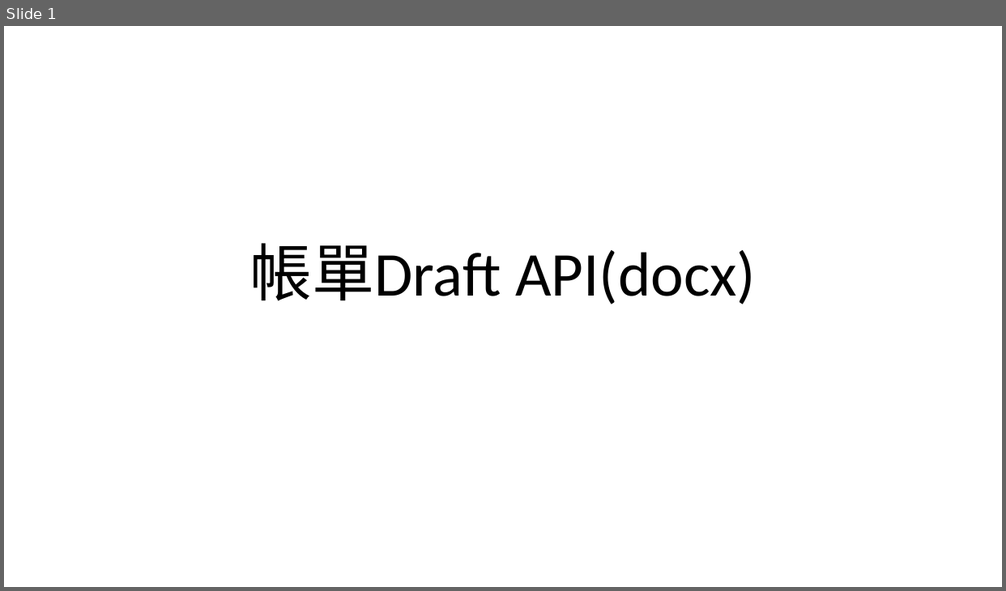
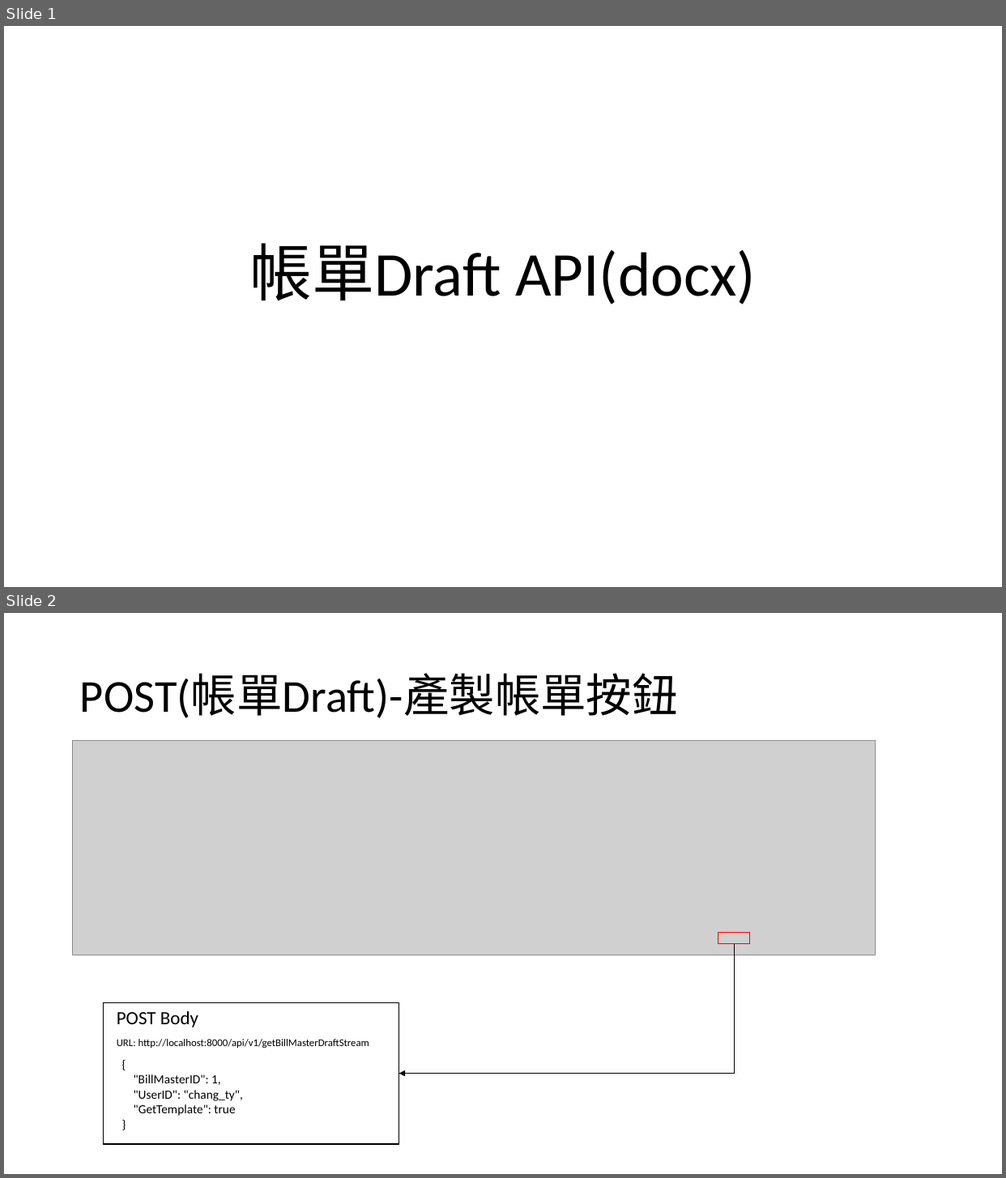
Before and after one commit to appletime81/cbp-sys-api, a slide deck: CBP專案/帳單API/帳單Draft API(docx).pptx. Shown one above the other, each under a label of ours: slide 1 before the commit, slides 1 and 2 after it. The pictures are 1006x591 and 1006x1178 pixels, drawn with LibreOffice and Linux fonts; fonts in the diff are those of the drawing; grey boxes stand for pictures. Boxes give left, top, right and bottom in pixels: in the first picture for what was removed or moved away, otherwise in the second. Text is boxed around its words. In the diff, an @@ line names an element or a change of style, - is before the commit and + after.

```diff
--- a/CBP專案/帳單API/帳單Draft API(docx).pptx
+++ b/CBP專案/帳單API/帳單Draft API(docx).pptx
@@ slide 2 added at (4,613,1002,1174), background #FFFFFF @@
@@ title added at (80,673,678,718), 44 pt, text #000000 @@
+POST(帳單Draft)-產製帳單按鈕
@@ picture added at (73,741,876,955) @@
@@ elbow arrow added from (734, 944) to (399, 1073), #000000 0.5 pt @@
@@ rectangle added at (718,933,750,944), outline #FF0000 1 pt @@
@@ rectangle added at (103,1003,398,1144), outline #000000 1 pt @@
@@ text added at (117,1012,198,1028), 18 pt, text #000000 @@
+POST Body
@@ text added at (117,1039,369,1049), 10 pt, text #000000 @@
+URL: http://localhost:8000/api/v1/getBillMasterDraftStream
@@ text added at (134,1075,243,1116), 12 pt, text #000000 @@
+{
+"BillMasterID": 1,
+"UserID": "chang_ty",
+"GetTemplate": true
+}
```
Also in this commit, not shown: 1 slide changed, 1 other slide added, 3 other files.
